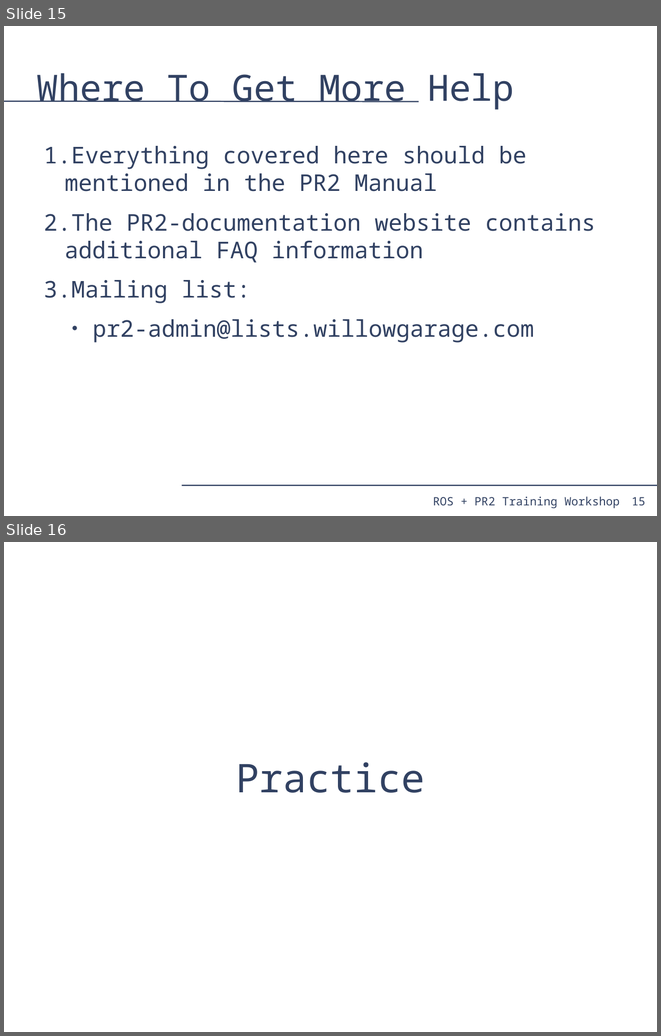
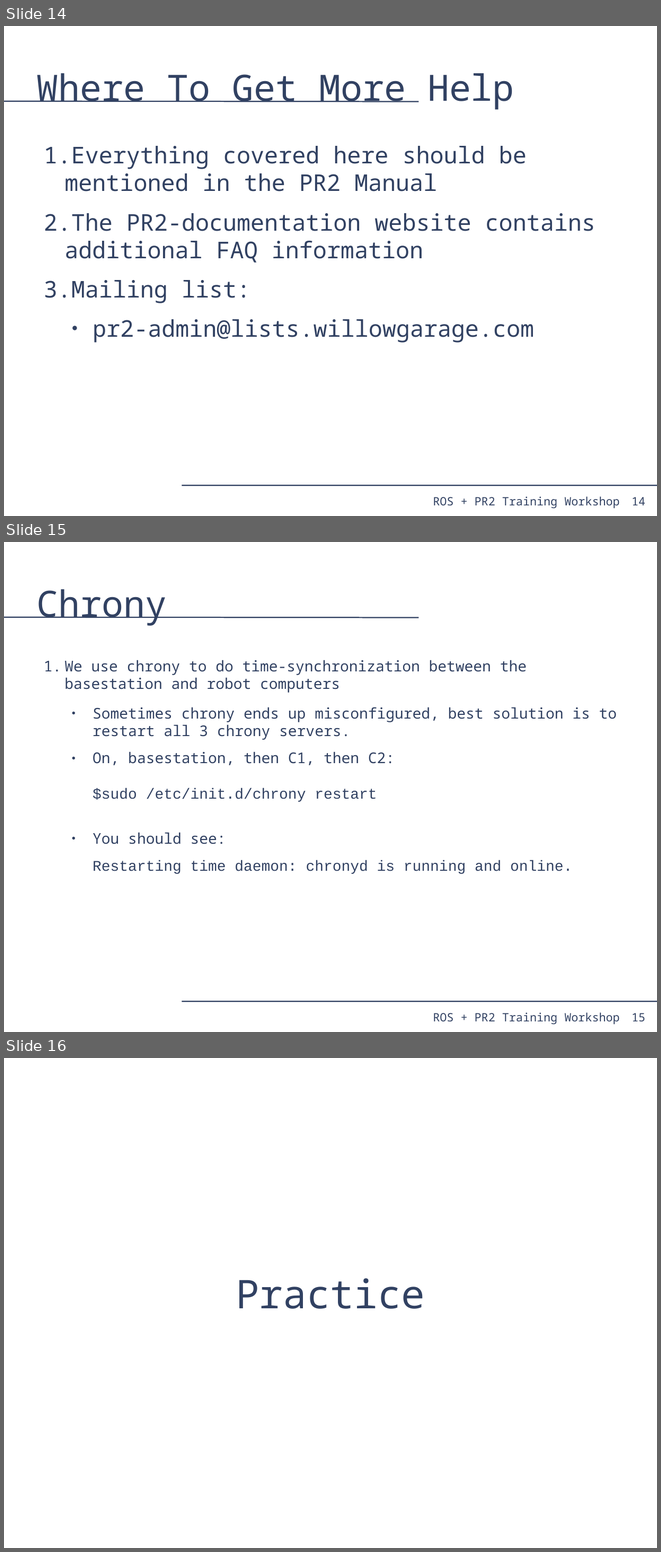
Before and after one commit to PR2/pr2_docs, a slide deck: pr2_training_workshop/installing_base_station/basestation.odp. Shown one above the other, each under a label of ours: slides 15 and 16 before the commit, slides 14, 15 and 16 after it. The pictures are 661x1036 and 661x1552 pixels, drawn with LibreOffice and Linux fonts; fonts in the diff are those of the drawing. Boxes give left, top, right and bottom in pixels: in the first picture for what was removed or moved away, otherwise in the second. Text is boxed around its words. In the diff, an @@ line names an element or a change of style, - is before the commit and + after.

```diff
--- a/pr2_training_workshop/installing_base_station/basestation.odp
+++ b/pr2_training_workshop/installing_base_station/basestation.odp
@@ slide 15 added at (x1=4, y1=542, x2=657, y2=1032), background #FFFFFF; not listed: 4 template elements that a slide beside it also shows @@
@@ title added at (x1=37, y1=589, x2=167, y2=626), 44 pt, text #314162 @@
+Chrony
@@ text added at (x1=64, y1=660, x2=617, y2=874), 18 pt, text #314162 @@
+1. We use chrony to do time-synchronization between the basestation and robot computers
+  ● Sometimes chrony ends up misconfigured, best solution is to restart all 3 chrony servers.
+  ● On, basestation, then C1, then C2:
+    $sudo /etc/init.d/chrony restart
+  ● You should see:
+  Restarting time daemon: chronyd is running and online.
@@ what was slide 15 is now slide 14 @@
@@ page number at (x1=632, y1=497, x2=645, y2=505): text changed @@
-15
+14
```
Also in this commit, not shown: 2 slides changed, 1 slide removed, 2 other files.
